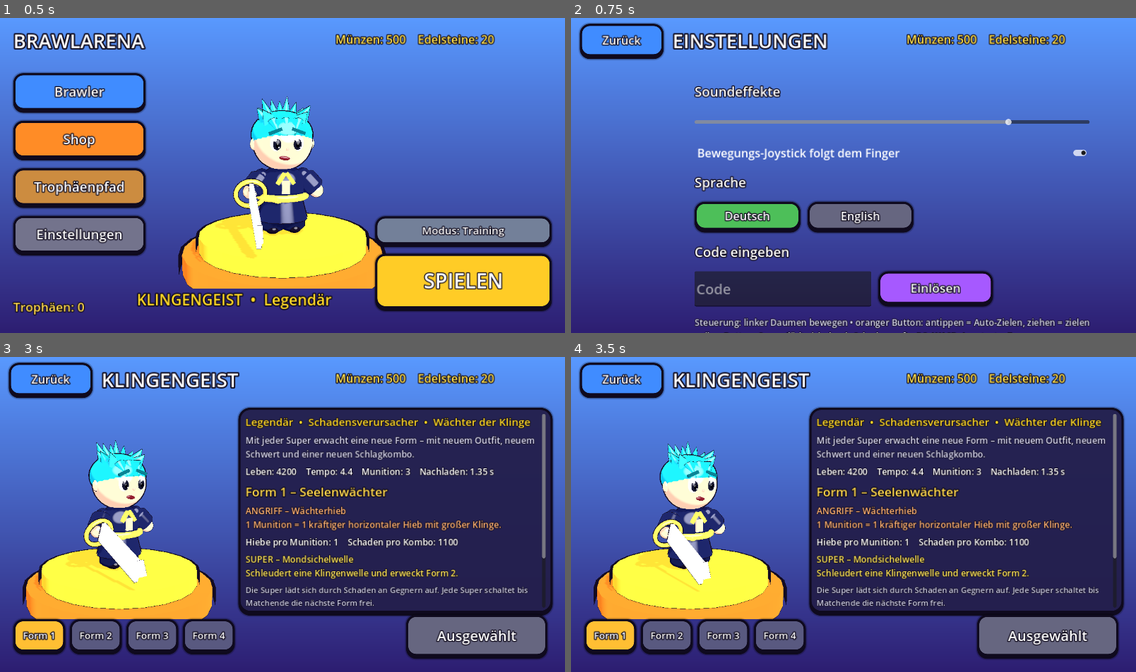
Above: before the commit, frames 1-4 (two rows, left to right).
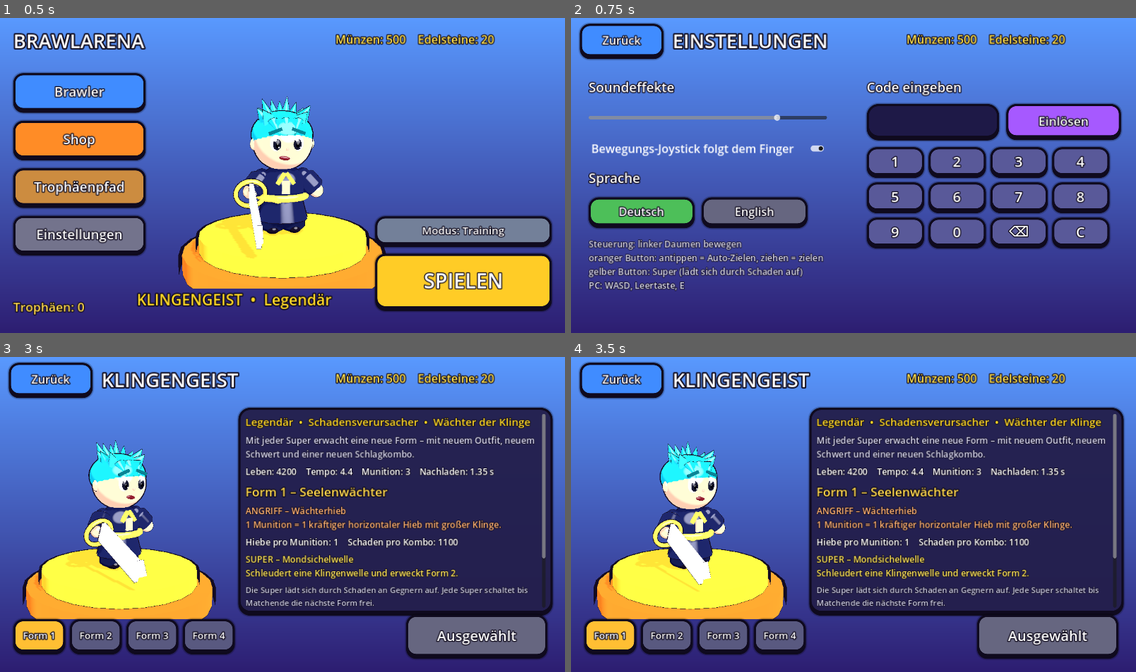
Above: after the commit, the same moments.

Repository: lias08/yuh
Game: Godot game, scene res://main.tscn
Same seed, same stepped clock (60 frames per second), same inputs: the game is played once before the commit and once after it.
Inputs (mouse positions are in pixels of both pictures, inside the frame that each line leads up to):
- Up to frame 1 (0.5 s): no input
- Up to frame 2 (0.75 s): click "Einstellungen" at 0.5 s
- Up to frame 3 (3 s): click "Zurück" at 1.25 s; click "Brawler" at 2 s; click (79, 489) at 2.77 s
- Up to frame 4 (3.5 s): no input

Frame 1 is identical in both runs. In frame 2, 36% of the frame differs, in the area x 3-98%, y 19-100%; in frame 3, less than 0.1%; in frame 4, less than 0.1%.

Commit message:
Web: Ziffernfeld für Codes, keine Schatten/MSAA im Browser für flüssigeres Spielen
Co-Authored-By: Claude Opus 5.5 <noreply@anthropic.com>
Claude-Session: https://claude.ai/code/session_01R6tWv4JnMxmvGJ7uBMDFey

Diff:
--- a/godot/scripts/main.gd
+++ b/godot/scripts/main.gd
@@ -3,6 +3,7 @@
 extends Node
 
 var ui: CanvasLayer
+var code_entry_label: Label
 var screen: Control
 var stage_viewport: SubViewport
 var stage_model: Node3D
@@ -16,6 +17,9 @@
 	if "--selftest" in OS.get_cmdline_user_args():
 		_run_tests()
 		return
+	if OS.has_feature("web"):
+		# Browser/Handy: Kantenglättung aus, damit es flüssig läuft.
+		get_viewport().msaa_3d = Viewport.MSAA_DISABLED
 	ui = CanvasLayer.new()
 	add_child(ui)
 	show_menu()
@@ -43,6 +47,16 @@
 	grad.stretch_mode = TextureRect.STRETCH_SCALE
 	grad.set_anchors_preset(Control.PRESET_FULL_RECT)
 	screen.add_child(grad)
+
+## Am PC kann man den Code auch direkt mit der Tastatur tippen.
+func _unhandled_key_input(event: InputEvent) -> void:
+	if not (event is InputEventKey and event.pressed) or not is_instance_valid(code_entry_label):
+		return
+	var k := event as InputEventKey
+	if k.keycode == KEY_BACKSPACE:
+		code_entry_label.text = code_entry_label.text.substr(0, max(0, code_entry_label.text.length() - 1))
+	elif k.unicode >= 32 and code_entry_label.text.length() < 12:
+		code_entry_label.text += char(k.unicode)
 
 func _place(c: Control, anchor: Vector2, offset: Vector2) -> Control:
 	screen.add_child(c)
@@ -87,7 +101,7 @@
 	var light := DirectionalLight3D.new()
 	light.rotation_degrees = Vector3(-40, 30, 0)
 	light.light_energy = 0.8
-	light.shadow_enabled = true
+	light.shadow_enabled = not OS.has_feature("web")
 	stage_viewport.add_child(light)
 	var cam := Camera3D.new()
 	cam.fov = 32
@@ -701,14 +715,14 @@
 	_top_bar("EINSTELLUNGEN", true)
 	var vb := VBoxContainer.new()
 	vb.add_theme_constant_override("separation", 22)
-	_place(vb, Vector2(0.5, 0), Vector2(-360, 150))
+	_place(vb, Vector2(0.5, 0), Vector2(-600, 140))
 	vb.add_child(Game.make_label("Soundeffekte", 30))
 	var slider := HSlider.new()
 	slider.min_value = 0
 	slider.max_value = 1
 	slider.step = 0.05
 	slider.value = Game.data.sfx
-	slider.custom_minimum_size = Vector2(720, 50)
+	slider.custom_minimum_size = Vector2(540, 50)
 	slider.value_changed.connect(func(v):
 		Game.data.sfx = v
 		Game.save_game())
@@ -733,23 +747,46 @@
 			Game.save_game()
 			show_settings())
 		lang_row.add_child(lb)
-	vb.add_child(Game.make_label("Code eingeben", 30))
+	var hint := Game.make_label("Steuerung: linker Daumen bewegen\noranger Button: antippen = Auto-Zielen, ziehen = zielen\ngelber Button: Super (lädt sich durch Schaden auf)\nPC: WASD, Leertaste, E", 20, Color(0.85, 0.85, 0.95), 5)
+	vb.add_child(hint)
+	var cv := VBoxContainer.new()
+	cv.add_theme_constant_override("separation", 16)
+	_place(cv, Vector2(0.5, 0), Vector2(30, 140))
+	cv.add_child(Game.make_label("Code eingeben", 30))
 	var hb := HBoxContainer.new()
 	hb.add_theme_constant_override("separation", 16)
-	vb.add_child(hb)
-	var code := LineEdit.new()
-	code.placeholder_text = "Code"
-	code.custom_minimum_size = Vector2(400, 80)
-	code.add_theme_font_size_override("font_size", 32)
-	hb.add_child(code)
+	cv.add_child(hb)
+	# Eigene Zifferntasten: Im Browser auf dem Handy erscheint sonst keine Bildschirmtastatur.
+	var code_panel := Game.make_panel(Color(0.12, 0.1, 0.28))
+	code_panel.custom_minimum_size = Vector2(300, 80)
+	hb.add_child(code_panel)
+	var code := Game.make_label("", 36, Color.WHITE, 6)
+	code.horizontal_alignment = HORIZONTAL_ALIGNMENT_CENTER
+	code.vertical_alignment = VERTICAL_ALIGNMENT_CENTER
+	code_panel.add_child(code)
 	var redeem := Game.make_button("Einlösen", Color(0.65, 0.35, 1.0), Vector2(260, 80), 28)
 	redeem.pressed.connect(func():
 		var msg := Game.redeem_code(code.text)
 		code.text = ""
 		_popup("Code", msg if msg != "" else "Ungültiger Code."))
 	hb.add_child(redeem)
-	var hint := Game.make_label("Steuerung: linker Daumen bewegen • oranger Button: antippen = Auto-Zielen, ziehen = zielen\ngelber Button: Super (lädt sich durch Schaden auf) • PC: WASD, Leertaste, E", 20, Color(0.85, 0.85, 0.95), 5)
-	vb.add_child(hint)
+	var pad := GridContainer.new()
+	pad.columns = 4
+	pad.add_theme_constant_override("h_separation", 10)
+	pad.add_theme_constant_override("v_separation", 10)
+	cv.add_child(pad)
+	for key in ["1", "2", "3", "4", "5", "6", "7", "8", "9", "0", "⌫", "C"]:
+		var kb := Game.make_button(key, Color(0.35, 0.35, 0.6), Vector2(130, 70), 32)
+		var k: String = key
+		kb.pressed.connect(func():
+			if k == "⌫":
+				code.text = code.text.substr(0, max(0, code.text.length() - 1))
+			elif k == "C":
+				code.text = ""
+			elif code.text.length() < 12:
+				code.text += k)
+		pad.add_child(kb)
+	code_entry_label = code
 
 ## Meldung immer in der Bildschirmmitte (eigene Ebene über allem).
 func _popup(title: String, text: String) -> void:
--- a/godot/scripts/match.gd
+++ b/godot/scripts/match.gd
@@ -124,7 +124,8 @@
 	sun.rotation_degrees = Vector3(-52, -35, 0)
 	sun.light_energy = 0.95
 	sun.light_color = Color(1, 0.96, 0.88)
-	sun.shadow_enabled = true
+	# Im Browser (v. a. iPhone) sind Echtzeitschatten zu teuer.
+	sun.shadow_enabled = not OS.has_feature("web")
 	sun.directional_shadow_max_distance = 40.0
 	add_child(sun)
 	cam = Camera3D.new()
